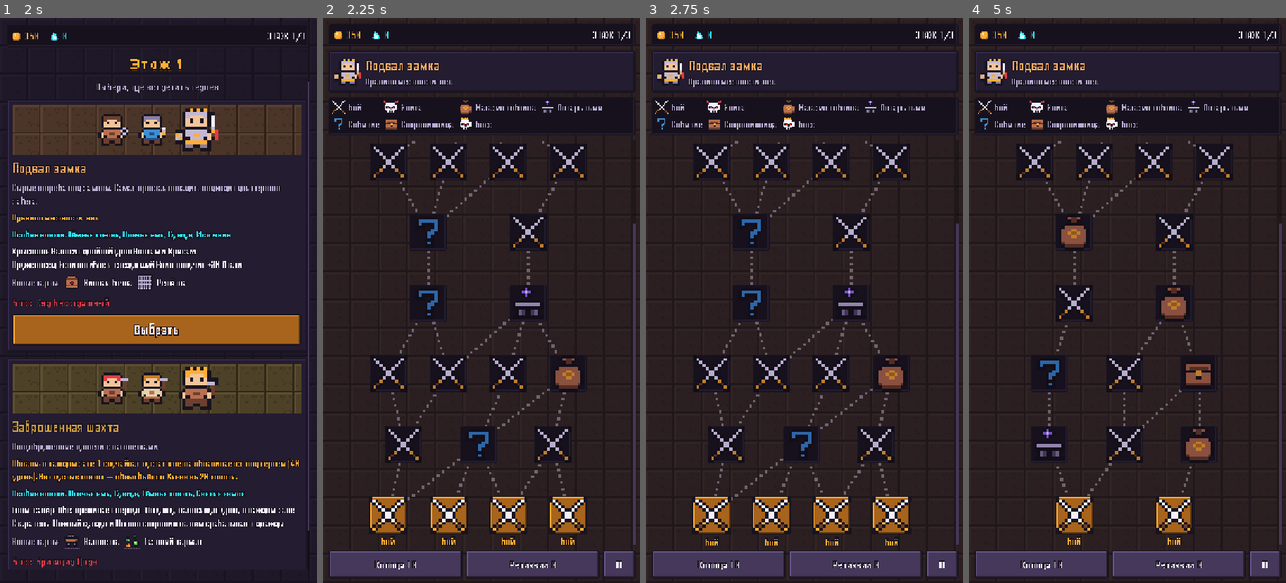
Above: before the commit, frames 1-4 (left to right).
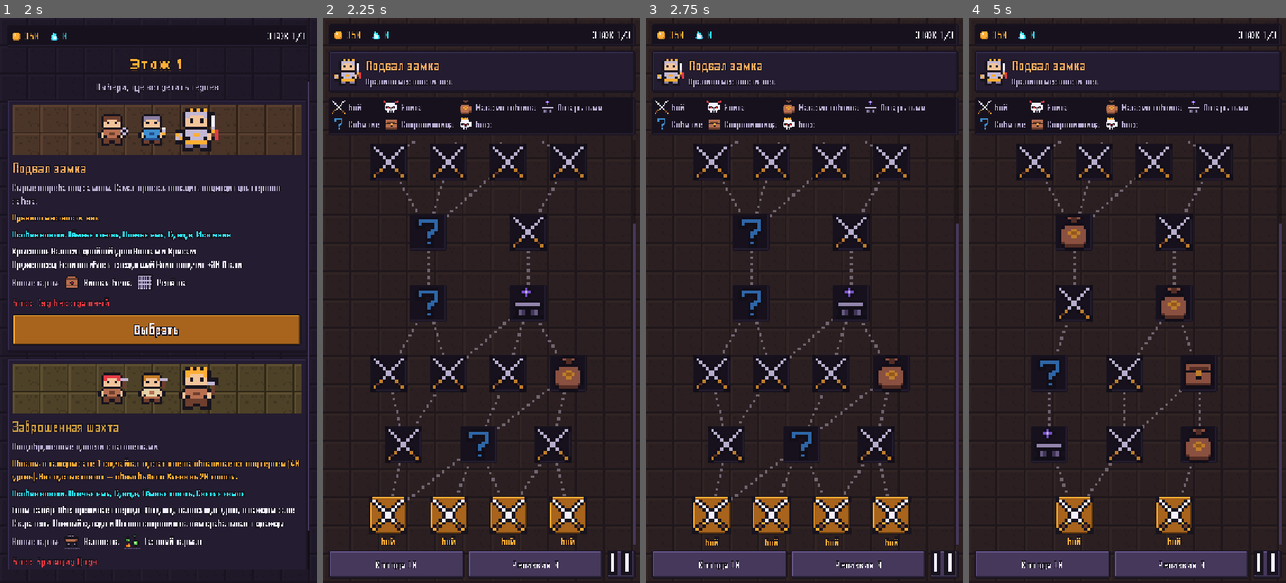
Above: after the commit, the same moments.

Repository: evgengoldwar/NeonPrime
Game: Godot game, scene res://tools/ui_shots.tscn
Two runs of this game, one before a commit and one after it. Both use one fixed random seed, a clock stepped at 60 frames per second and the inputs below. This scene is started directly instead of the project's main scene.
Inputs (mouse positions are in pixels of both pictures, inside the frame that each line leads up to):
- Up to frame 1 (2 s): tap Enter at 0.5 s; move the mouse to (228, 272) at 0.52 s; click (228, 272) at 0.67 s; click "В БОЙ!" at 1.25 s
- Up to frame 2 (2.25 s): click "Выбрать" at 2 s
- Up to frame 3 (2.75 s): no input
- Up to frame 4 (5 s): click (1263, 566) at 2.75 s, where only the run before the commit has a clickable "II"; click "В БОЙ!" at 3.5 s; click (1263, 40) at 4.25 s

Frame 1 is identical in both runs. In frame 2, 0.7% of the frame differs, in the area x 16-98%, y 94-100%; in frame 3, 0.7%; in frame 4, 0.7%.
Error in both runs: Invalid call. Nonexistent function '_show' in base 'Control (settings.gd)'. (res://tools/ui_shots.gd:61)

Commit message:
Широкие экраны: карта этажа, бой и сундук по центру; значок паузы
- UI.column: колонка шириной с телефон по центру для экранов без screen_layout
- Значок паузы вместо текста «II»
- «Комбо ×N» по центру экрана

Co-Authored-By: Claude Opus 5.5 <noreply@anthropic.com>
Claude-Session: https://claude.ai/code/session_01CBXFTShUYY1UPBHpFGh8b6

Diff:
--- a/scripts/screens/battle.gd
+++ b/scripts/screens/battle.gd
@@ -63,9 +63,7 @@
 func _build(loc: Dictionary) -> void:
 	var loc_id: String = loc.get("id", "cellar")
 	UI.backdrop(self, "tiles/wall_" + loc_id, 0.7)
-	var m := UI.margin(8)
-	UI.full(m)
-	add_child(m)
+	var m := UI.column(self, 8)
 	root_box = UI.vbox(8)
 	m.add_child(root_box)
 	# Верхняя панель
@@ -79,10 +77,7 @@
 	top_hall.size_flags_horizontal = Control.SIZE_EXPAND_FILL
 	top_hall.vertical_alignment = VERTICAL_ALIGNMENT_CENTER
 	th.add_child(top_hall)
-	var pb := UI.button("II", _pause, 24, 56)
-	pb.custom_minimum_size = Vector2(64, 56)
-	pb.size_flags_horizontal = Control.SIZE_SHRINK_END
-	th.add_child(pb)
+	th.add_child(UI.pause_button(_pause, 56))
 	root_box.add_child(top)
 	# Герои
 	heroes_box = UI.hbox(8)
@@ -943,7 +938,7 @@
 	var l := UI.title("Комбо ×%d" % n, 44 + mini(n, 10) * 2)
 	fx_layer.add_child(l)
 	l.custom_minimum_size = Vector2(720, 0)
-	l.position = Vector2(0, 560)
+	l.position = Vector2((fx_layer.size.x - 720) / 2.0, fx_layer.size.y * 0.44)
 	l.pivot_offset = Vector2(360, 30)
 	l.scale = Vector2(0.6, 0.6)
 	var tw := l.create_tween()
--- a/scripts/screens/chest_open.gd
+++ b/scripts/screens/chest_open.gd
@@ -17,9 +17,7 @@
 		Game.main.goto("menu")
 		return
 	UI.backdrop(self, "tiles/wall_menu", 0.6)
-	var m := UI.margin(24)
-	UI.full(m)
-	add_child(m)
+	var m := UI.column(self, 24)
 	var v := UI.vbox(12)
 	m.add_child(v)
 	var top := UI.hbox()
--- a/scripts/screens/map.gd
+++ b/scripts/screens/map.gd
@@ -15,9 +15,7 @@
 	var loc: Dictionary = Data.locations[Game.run.location]
 	Sfx.music(0.85 + 0.05 * Data.location_list.find(loc))
 	UI.backdrop(self, "tiles/floor_" + str(loc.id), 0.6)
-	var m := UI.margin(12)
-	UI.full(m)
-	add_child(m)
+	var m := UI.column(self, 12)
 	var v := UI.vbox(10)
 	m.add_child(v)
 	v.add_child(UI.top_bar())
@@ -43,10 +41,7 @@
 	var buttons := UI.hbox(8)
 	buttons.add_child(UI.button("Колода %d" % Game.run.deck.size(), func(): RunMenus.deck(self), 24, 64))
 	buttons.add_child(UI.button("Реликвии %d" % Game.run.relics.size(), func(): RunMenus.relics(self), 24, 64))
-	var pause := UI.button("II", func(): RunMenus.pause(self), 24, 64)
-	pause.custom_minimum_size = Vector2(72, 64)
-	pause.size_flags_horizontal = Control.SIZE_SHRINK_END
-	buttons.add_child(pause)
+	buttons.add_child(UI.pause_button(func(): RunMenus.pause(self)))
 	v.add_child(buttons)
 	# Карта читается снизу вверх: прокручиваем к текущему ряду.
 	await get_tree().process_frame
--- a/scripts/ui/ui.gd
+++ b/scripts/ui/ui.gd
@@ -265,6 +265,27 @@
 	return b
 
 
+## Колонка шириной с телефон по центру экрана: на планшете и в горизонтали
+## интерфейс не растягивается, а остаётся посередине.
+static func column(root: Control, pad: int = 12) -> MarginContainer:
+	var m := margin(pad)
+	m.anchor_left = 0.5
+	m.anchor_right = 0.5
+	m.anchor_bottom = 1.0
+	m.offset_left = -COLUMN / 2.0
+	m.offset_right = COLUMN / 2.0
+	root.add_child(m)
+	return m
+
+
+## Кнопка паузы со значком.
+static func pause_button(cb: Callable, size: int = 64) -> Button:
+	var b := icon_button("icons/pause", cb, 4, size)
+	b.size_flags_horizontal = Control.SIZE_SHRINK_END
+	b.size_flags_vertical = Control.SIZE_SHRINK_CENTER
+	return b
+
+
 ## Кнопка-картинка (без текста).
 static func icon_button(path: String, cb: Callable, scale: int = 3, min_size: int = 64) -> Button:
 	var b := button("", cb, 24, min_size)
Binary file added: assets/sprites/icons/pause.png
Not shown, added: assets/sprites/icons/pause.png.import
Not shown, added: tools/balance_sim.gd.uid
Not shown, added: tools/ui_shots.gd.uid
Not shown, changed: tools/gen_sprites.py
